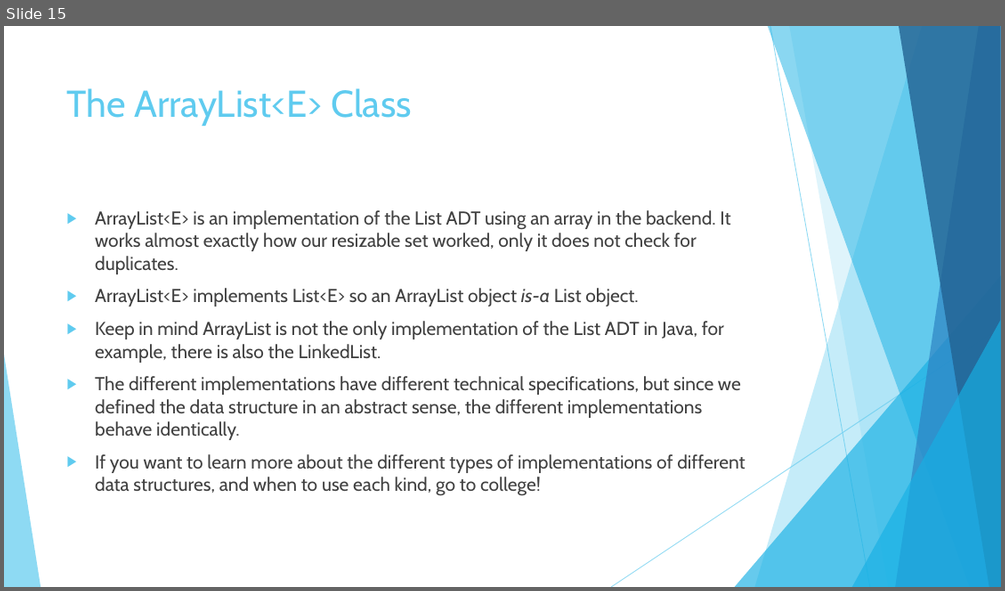
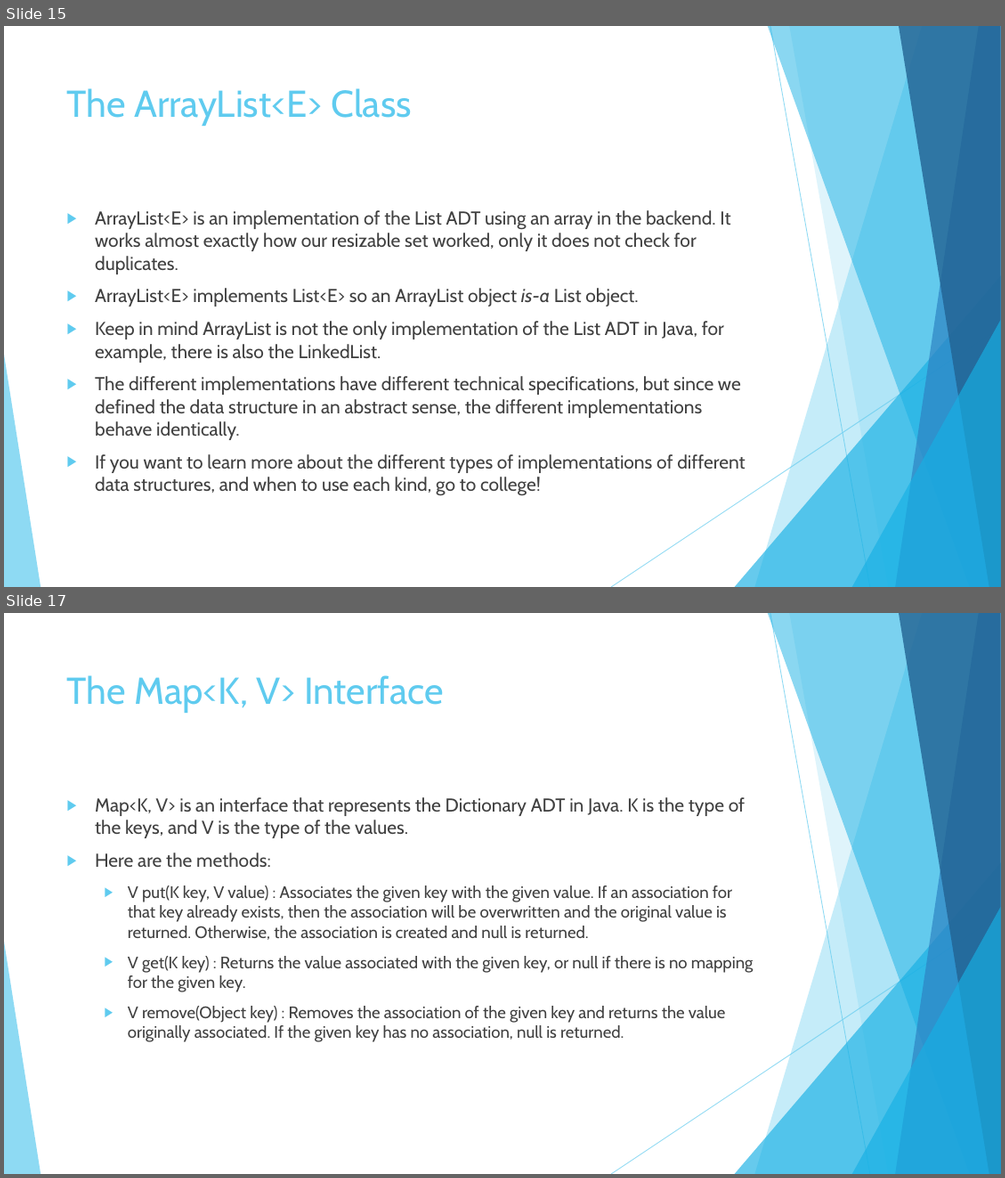
Before and after one commit to JoseRivas1998/Java-Game-Development-For-Absolute-Beginners, a slide deck: Slides/Lesson1.5.pptx. Shown one above the other, each under a label of ours: slide 15 before the commit, slides 15 and 17 after it; the slides between them are not shown. The pictures are 1005x591 and 1005x1178 pixels, drawn with LibreOffice and Linux fonts; fonts in the diff are those of the drawing. Boxes give left, top, right and bottom in pixels: in the first picture for what was removed or moved away, otherwise in the second. Text is boxed around its words. In the diff, an @@ line names an element or a change of style, - is before the commit and + after.

```diff
--- a/Slides/Lesson1.5.pptx
+++ b/Slides/Lesson1.5.pptx
@@ slide 17 added at [4,613,1001,1174], background #FFFFFF; not listed: 10 template elements that a slide beside it also shows @@
@@ title added at [67,675,444,713], 36 pt, text #5FCBEF @@
+The Map<K, V> Interface
@@ text added at [95,797,753,1042], 16 pt, text #404040 @@
+▶ Map<K, V> is an interface that represents the Dictionary ADT in Java. K is the type of the keys, and V is the type of the values.
+▶ Here are the methods:
+  ▶ V put(K key, V value) : Associates the given key with the given value. If an association for that key already exists, then the association will be overwritten and the original value is returned. Otherwise, the association is created and null is returned.
+  ▶ V get(K key) : Returns the value associated with the given key, or null if there is no mapping for the given key.
+  ▶ V remove(Object key) : Removes the association of the given key and returns the value originally associated. If the given key has no association, null is returned.
```
Also in this commit, not shown: 3 other slides added, 3 other files.
